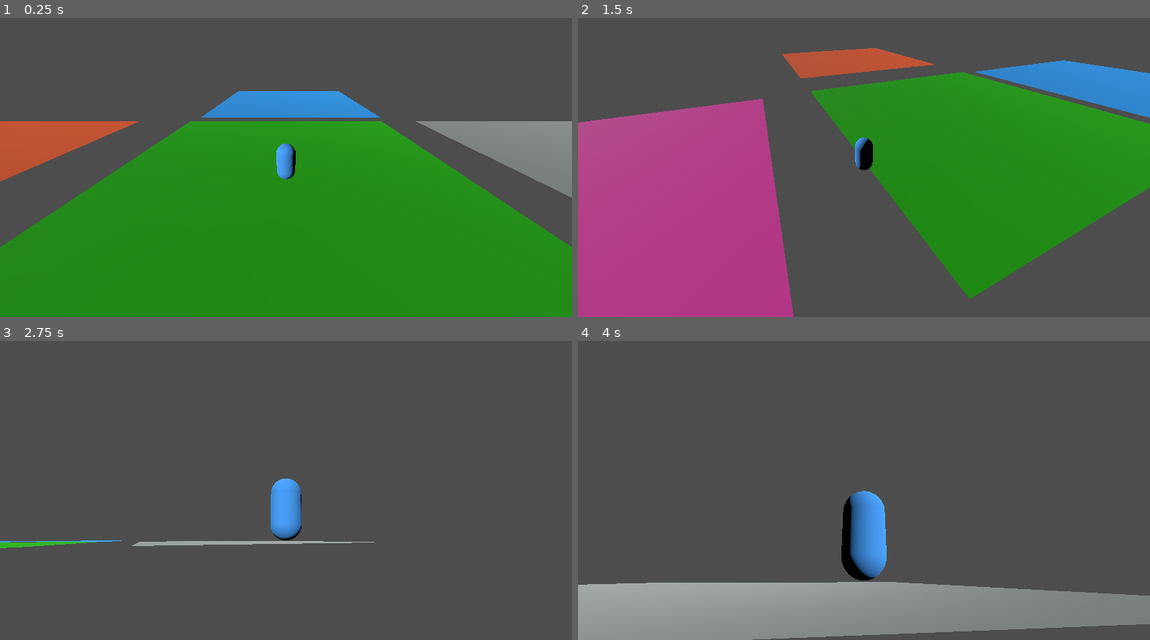
Above: before the commit, frames 1-4 (two rows, left to right).
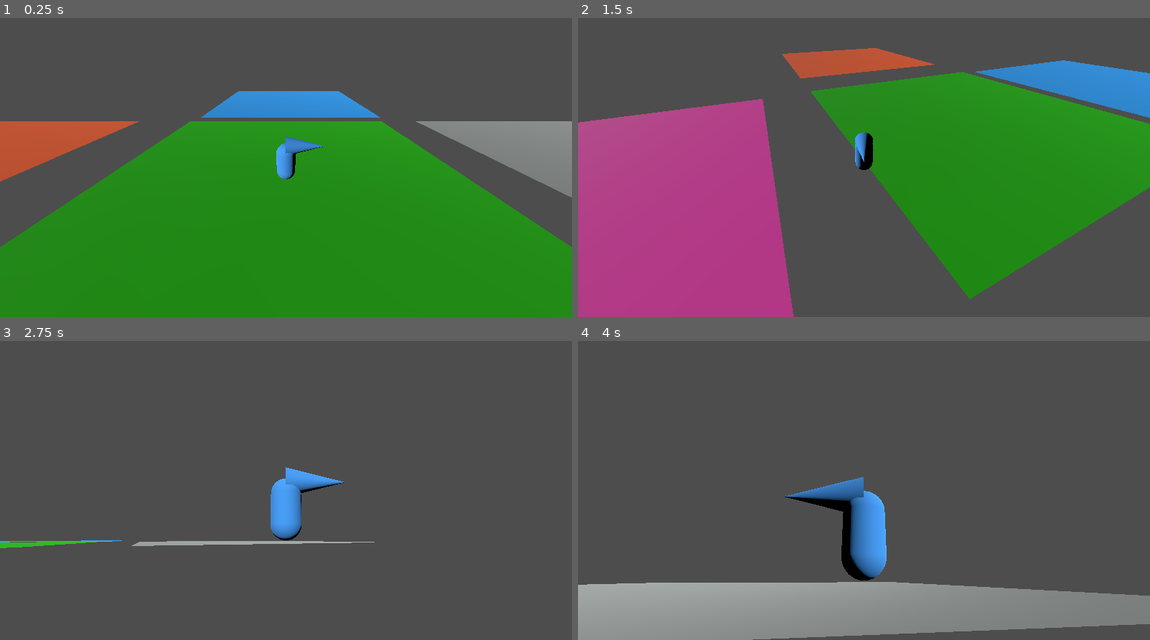
Above: after the commit, the same moments.

Repository: Altoc/serene_fanart_game
Game: Godot game, scene res://scenes/main.tscn
The game is run twice, just before and just after one commit, with the same random seed, the same clock (stepped at 60 frames per second) and the same inputs.
Inputs (mouse positions are in pixels of both pictures, inside the frame that each line leads up to):
- Up to frame 1 (0.25 s): no input
- Up to frame 2 (1.5 s): move the mouse to (989, 140) at 0.52 s; hold D (PlayerRight) 0.53-1.28 s; move the mouse to (749, 173) at 1.27 s; hold S (PlayerBackward) from 1.28 s (still down)
- Up to frame 3 (2.75 s): move the mouse to (343, 406) at 2.02 s; release S (PlayerBackward) at 2.03 s; hold D (PlayerRight) from 2.03 s (still down)
- Up to frame 4 (4 s): move the mouse to (835, 544) at 2.77 s; release D (PlayerRight) at 2.78 s; hold W (PlayerForward) 2.78-3.53 s; move the mouse to (1035, 526) at 3.52 s; hold A (PlayerLeft) from 3.53 s (still down)

The runs differ from the first frame. In frame 1, 0.2% of the frame differs, in the area x 49-57%, y 39-46%; in frame 2, 0.1%; in frame 3, 0.4%; in frame 4, 0.8%, in the area x 36-50%, y 45-58%.

Commit message:
character controller

Diff:
--- a/scenes/main.tscn
+++ b/scenes/main.tscn
@@ -1,11 +1,13 @@
-[gd_scene load_steps=5 format=3 uid="uid://nxvnmvql4cxf"]
+[gd_scene load_steps=6 format=3 uid="uid://nxvnmvql4cxf"]
 
 [ext_resource type="Script" path="res://scripts/SignalBus.gd" id="1_f4a8i"]
+[ext_resource type="Script" path="res://scripts/main.gd" id="1_r0f8h"]
 [ext_resource type="PackedScene" uid="uid://ca6kf1nxv7mf7" path="res://scenes/terrain/terrain_001.tscn" id="1_vfeln"]
 [ext_resource type="PackedScene" uid="uid://dd5mdk6ah7gyy" path="res://scenes/player.tscn" id="2_f5acn"]
 [ext_resource type="PackedScene" uid="uid://bxkahlktkuwn8" path="res://scenes/camera.tscn" id="3_ksg2j"]
 
 [node name="Main" type="Node3D"]
+script = ExtResource("1_r0f8h")
 
 [node name="SignalBus" type="Node" parent="."]
 script = ExtResource("1_f4a8i")
--- a/scenes/player.tscn
+++ b/scenes/player.tscn
@@ -7,6 +7,9 @@
 [sub_resource type="StandardMaterial3D" id="StandardMaterial3D_8j2ab"]
 vertex_color_use_as_albedo = true
 albedo_color = Color(0.27451, 0.635294, 1, 1)
+
+[sub_resource type="CylinderMesh" id="CylinderMesh_m4sqw"]
+top_radius = 0.0
 
 [sub_resource type="ConcavePolygonShape3D" id="ConcavePolygonShape3D_62ew4"]
 data = PackedVector3Array(0, 1, 0, 0, 1, 0, 0, 0.9924, -0.0868, 0, 1, 0, -0.0085, 0.9924, -0.0864, 0, 0.9924, -0.0868,  …(245690 unchanged characters)…
@@ -18,5 +21,10 @@
 mesh = SubResource("CapsuleMesh_g2jtk")
 surface_material_override/0 = SubResource("StandardMaterial3D_8j2ab")
 
+[node name="MeshInstance3D2" type="MeshInstance3D" parent="."]
+transform = Transform3D(-4.37114e-08, 1, 4.37114e-08, 0, -4.37114e-08, 1, 1, 4.37114e-08, 1.91069e-15, 1, 0.888461, 0)
+mesh = SubResource("CylinderMesh_m4sqw")
+surface_material_override/0 = SubResource("StandardMaterial3D_8j2ab")
+
 [node name="CollisionShape3D" type="CollisionShape3D" parent="."]
 shape = SubResource("ConcavePolygonShape3D_62ew4")
--- /dev/null
+++ b/scripts/main.gd
@@ -0,0 +1,19 @@
+extends Node3D
+
+#godot mouse modes: 0=VISIBLE, 1=HIDDEN, 2=CAPTURED, 3=CONFINED
+enum MOUSE_MODES {CAPTURED=0, CONFINED=1, VISIBLE=2}
+@onready
+var currentGameMode = MOUSE_MODES.CAPTURED
+
+func _ready():
+	setMouseMode(MOUSE_MODES.CAPTURED)
+
+func setMouseMode(argMouseMode):
+	currentGameMode=argMouseMode
+	match(currentGameMode):
+		MOUSE_MODES.CAPTURED:
+			Input.set_mouse_mode(Input.MOUSE_MODE_CAPTURED)
+		MOUSE_MODES.CONFINED:
+			Input.set_mouse_mode(Input.MOUSE_MODE_CONFINED)
+		MOUSE_MODES.VISIBLE:
+			Input.set_mouse_mode(Input.MOUSE_MODE_VISIBLE)
Not shown: 1 places in scenes/player.tscn that only renumber resources
